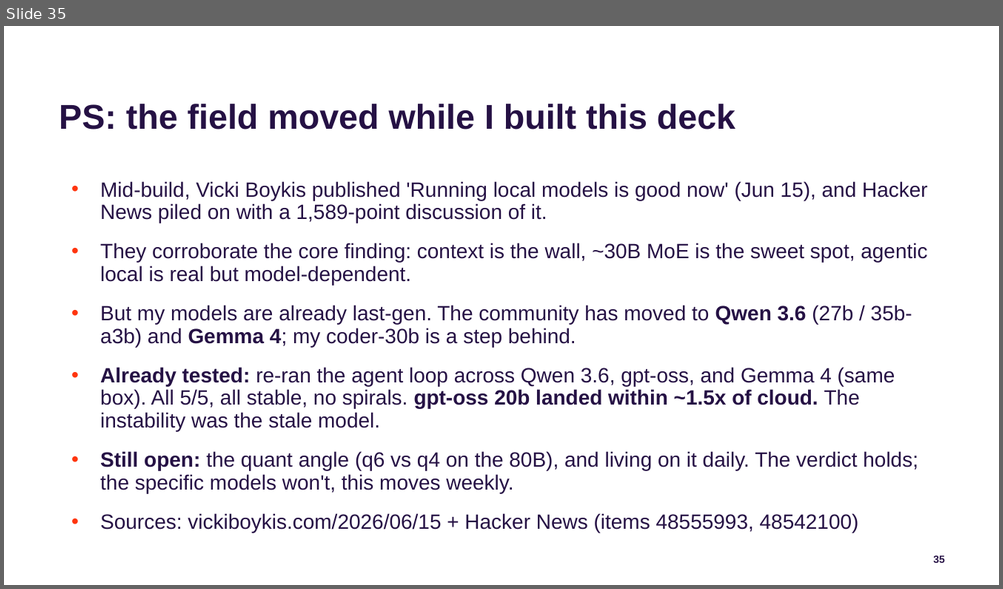
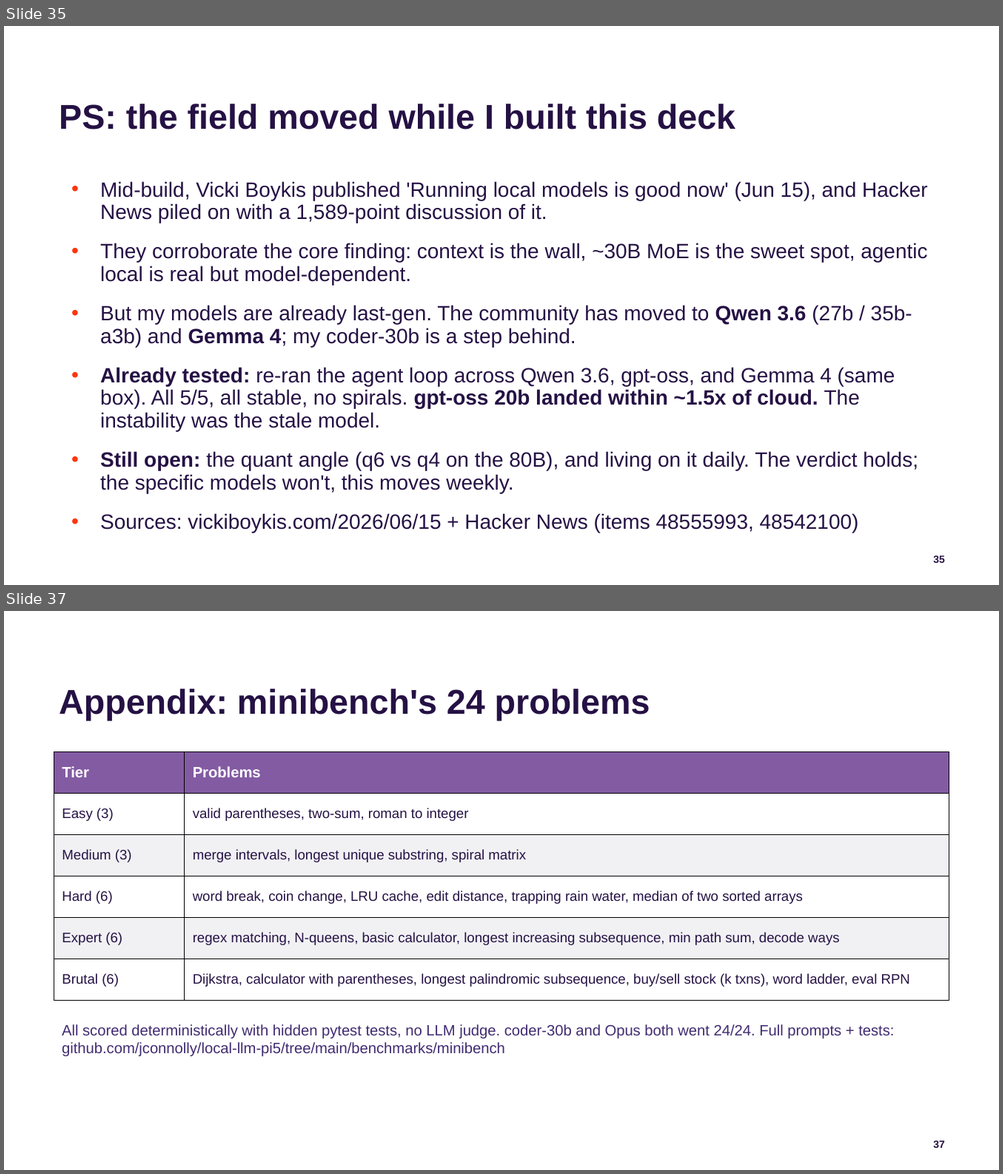
Before and after one commit to jconnolly/local-llm-pi5, a slide deck: local-llm-datasociety.pptx. Shown one above the other, each under a label of ours: slide 35 before the commit, slides 35 and 37 after it; the slides between them are not shown. The pictures are 1003x589 and 1003x1174 pixels, drawn with LibreOffice and Linux fonts; fonts in the diff are those of the drawing; background and template pictures are left out. Boxes give left, top, right and bottom in pixels: in the first picture for what was removed or moved away, otherwise in the second. Text is boxed around its words. In the diff, an @@ line names an element or a change of style, - is before the commit and + after.

Commit message:
Add benchmark appendix slides (4 benchmarks + minibench's 24 problems, with repo links); polish quadrant chart (legible margin y-labels, clearer zones) + center it

```diff
--- a/local-llm-datasociety.pptx
+++ b/local-llm-datasociety.pptx
@@ slide 37 added at (4, 611, 999, 1170), background #FFFFFF; not listed: 1 template element that a slide beside it also shows @@
@@ title added at (59, 689, 650, 721), 30 pt, text #251144, bold @@
+Appendix: minibench's 24 problems
@@ table added at (54, 752, 948, 1000), 6 rows, 2 columns @@
+Tier | Problems
+Easy (3) | valid parentheses, two-sum, roman to integer
+Medium (3) | merge intervals, longest unique substring, spiral matrix
+Hard (6) | word break, coin change, LRU cache, edit distance, trapping rain water, median of two sorted arrays
+Expert (6) | regex matching, N-queens, basic calculator, longest increasing subsequence, min path sum, decode ways
+Brutal (6) | Dijkstra, calculator with parentheses, longest palindromic subsequence, buy/sell stock (k txns), word ladder, eval RPN
@@ text added at (62, 1025, 893, 1057), 13 pt, text #412B71 @@
+All scored deterministically with hidden pytest tests, no LLM judge. coder-30b and Opus both went 24/24. Full prompts + tests: github.com/jconnolly/local-llm-pi5/tree/main/benchmarks/minibench
```
Also in this commit, not shown: 1 other slide added, 5 other files.
